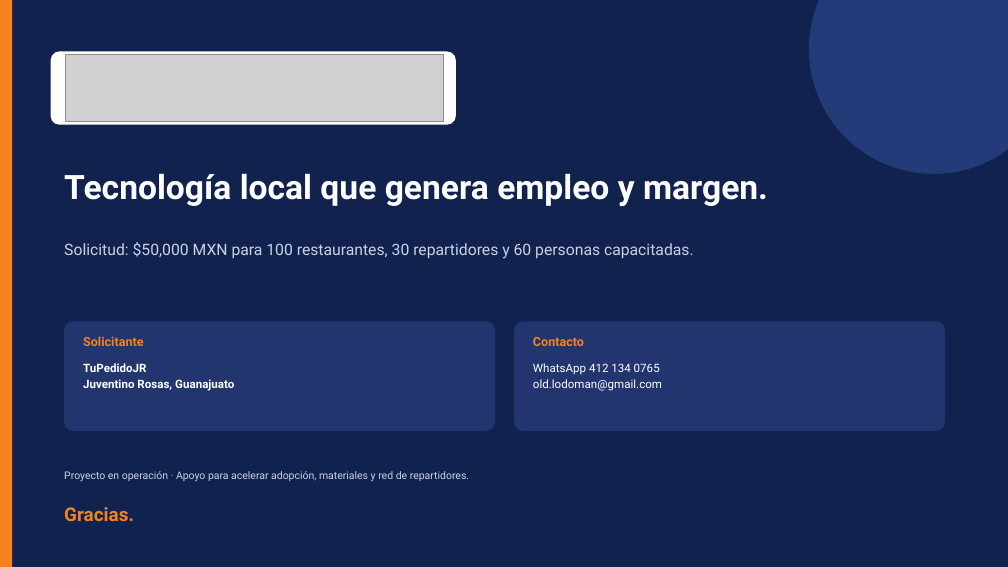
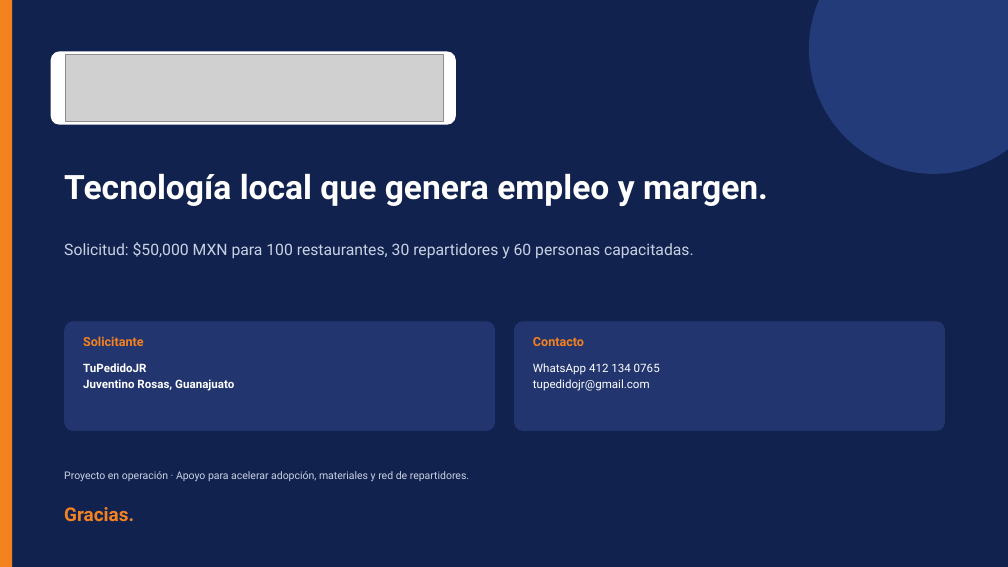
Before and after one commit to Lodoman-old/TuPedidoJR, a slide deck: slide 16 of docs/presentacion/TuPedidoJR_2026.pptx. Drawn at 1008x567 pixels with LibreOffice and Linux fonts; fonts in the diff are those of the drawing; grey boxes stand for pictures. Boxes give left, top, right and bottom in pixels: in the first picture for what was removed or moved away, otherwise in the second. Text is boxed around its words. In the diff, an @@ line names an element or a change of style, - is before the commit and + after.

```diff
--- a/docs/presentacion/TuPedidoJR_2026.pptx
+++ b/docs/presentacion/TuPedidoJR_2026.pptx
@@ text at [533, 363, 660, 391]: text changed @@
-WhatsApp 412 134 0765
-old.lodoman@gmail.com
+WhatsApp 412 134 0765
+tupedidojr@gmail.com
```
Also in this commit, not shown: 28 other files.
